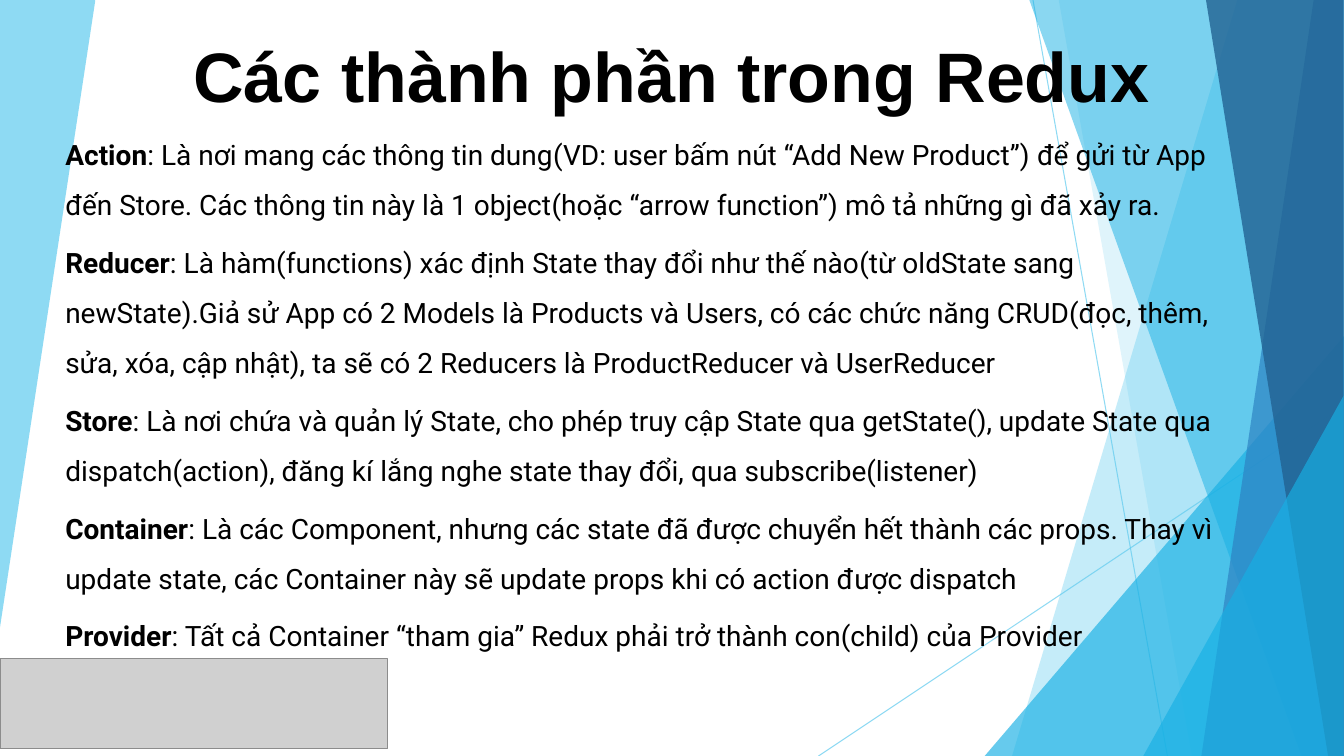
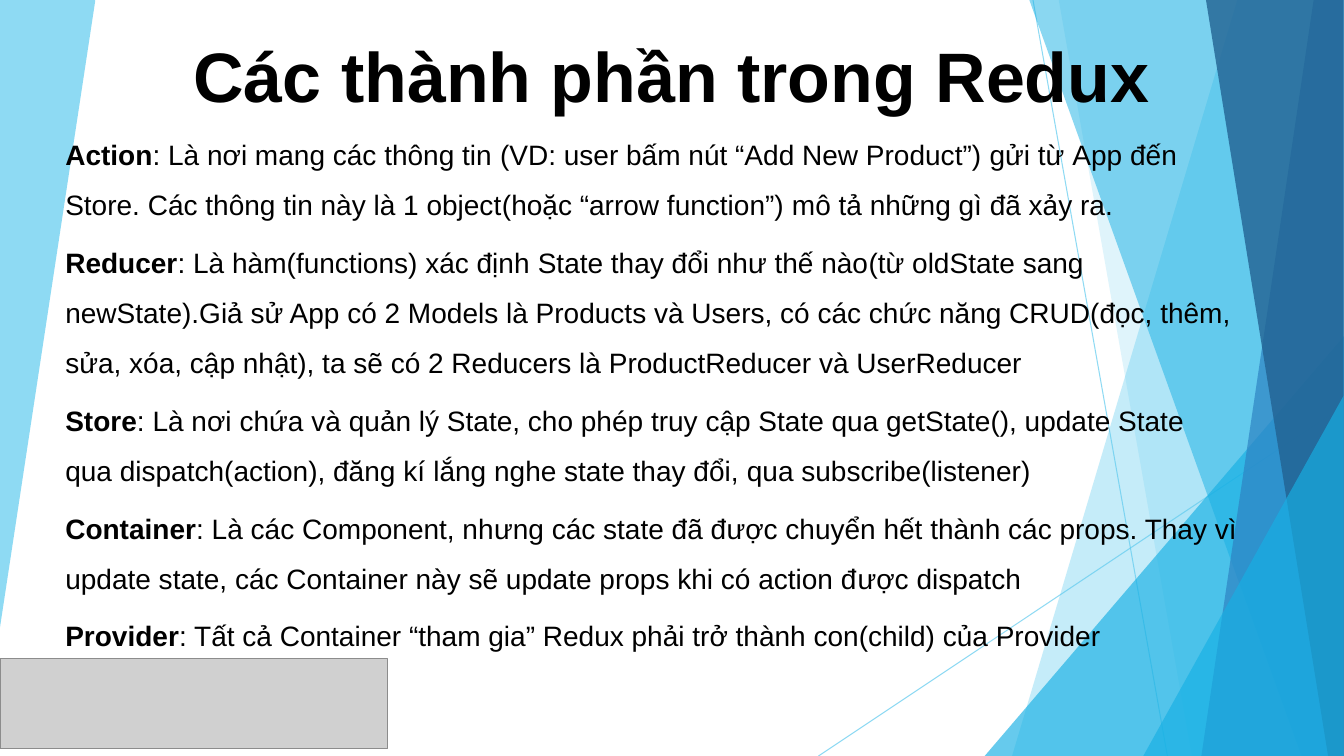
Before and after one commit to sunlight3d/CecomtechReactJST03-2019, a slide deck: slide 3 of Phần 5-Quản lý State với Redux.pptx. Drawn at 1344x756 pixels with LibreOffice and Linux fonts; fonts in the diff are those of the drawing; grey boxes stand for pictures. Boxes give left, top, right and bottom in pixels: in the first picture for what was removed or moved away, otherwise in the second. Text is boxed around its words. In the diff, an @@ line names an element or a change of style, - is before the commit and + after.

```diff
--- a/Phần 5-Quản lý State với Redux.pptx
+++ b/Phần 5-Quản lý State với Redux.pptx
@@ subtitle at box(65, 143, 1177, 220): text changed; font Roboto to Arial @@
-Action: Là nơi mang các thông tin dung(VD: user bấm nút “Add New Product”) để gửi từ App đến Store. Các thông tin này là 1 object(hoặc “arrow function”) mô tả những gì đã xảy ra.
+Action: Là nơi mang các thông tin (VD: user bấm nút “Add New Product”) gửi từ App đến Store. Các thông tin này là 1 object(hoặc “arrow function”) mô tả những gì đã xảy ra.
@@ subtitle at box(65, 251, 1237, 652): font Roboto to Arial in "Reducer: Là hàm(functions) xác định State thay ...", "Store: Là nơi chứa và quản lý ...", "Container: Là các Component, nhưng các state ...", "Provider: Tất cả Container “tham gia” Redux ..." @@
```
Also in this commit, not shown: 3 other slides changed, 3 slides added, 1 other file.
